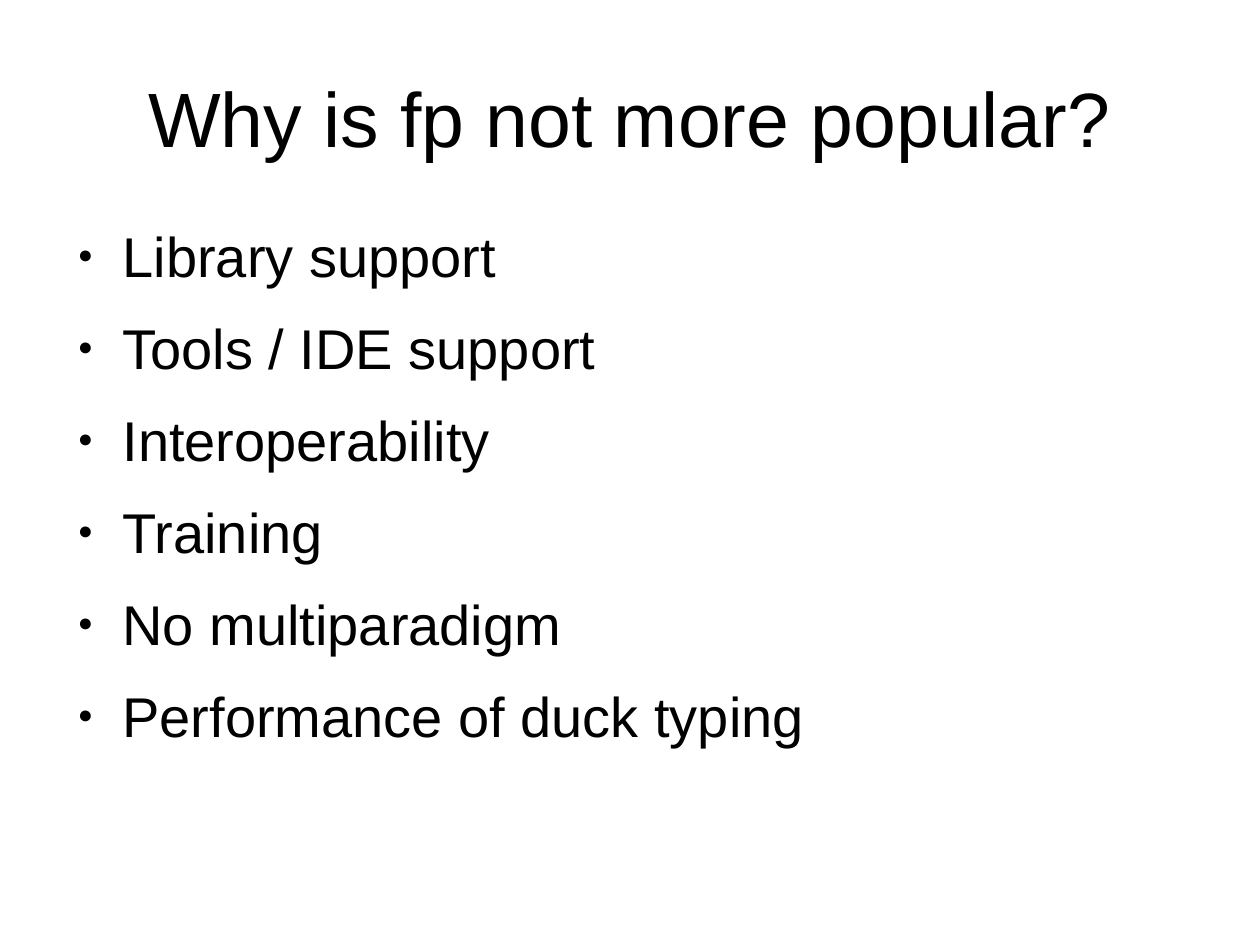
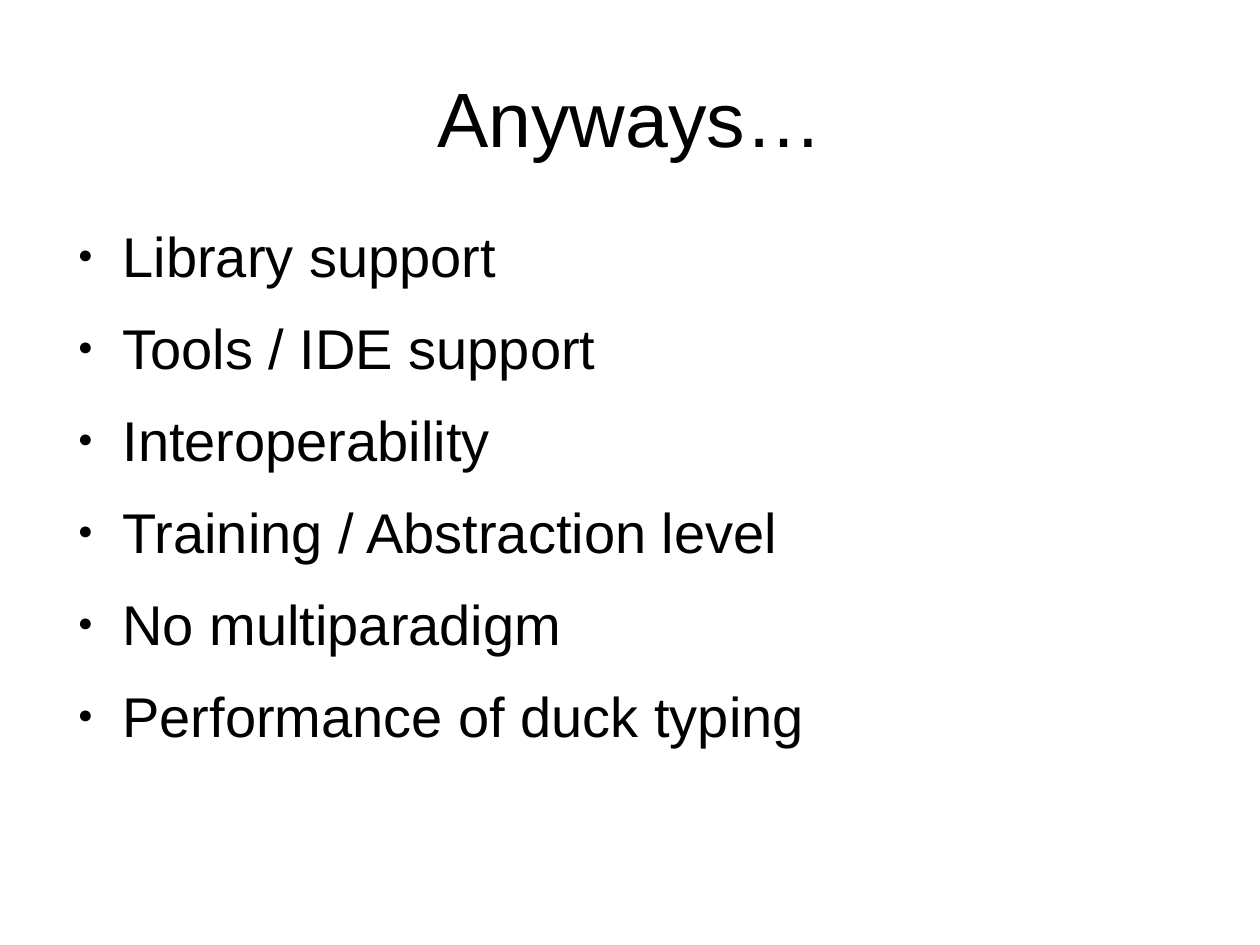
Before and after one commit to mlidbom/FSharpElevate, a slide deck: slide 15 of FSharp2.pptx (slide 9 before the commit). Drawn at 1260x945 pixels with LibreOffice and Linux fonts; fonts in the diff are those of the drawing. Boxes give left, top, right and bottom in pixels: in the first picture for what was removed or moved away, otherwise in the second. Text is boxed around its words. In the diff, an @@ line names an element or a change of style, - is before the commit and + after.

```diff
--- a/FSharp2.pptx
+++ b/FSharp2.pptx
@@ title at bbox=[437, 94, 822, 162]: text changed @@
-Why is fp not more popular?
+Anyways…
@@ text at bbox=[123, 512, 777, 563]: text changed @@
-● Training
+● Training / Abstraction level
```
Also in this commit, not shown: 10 other slides changed, 4 slides added, 2 slides removed.
